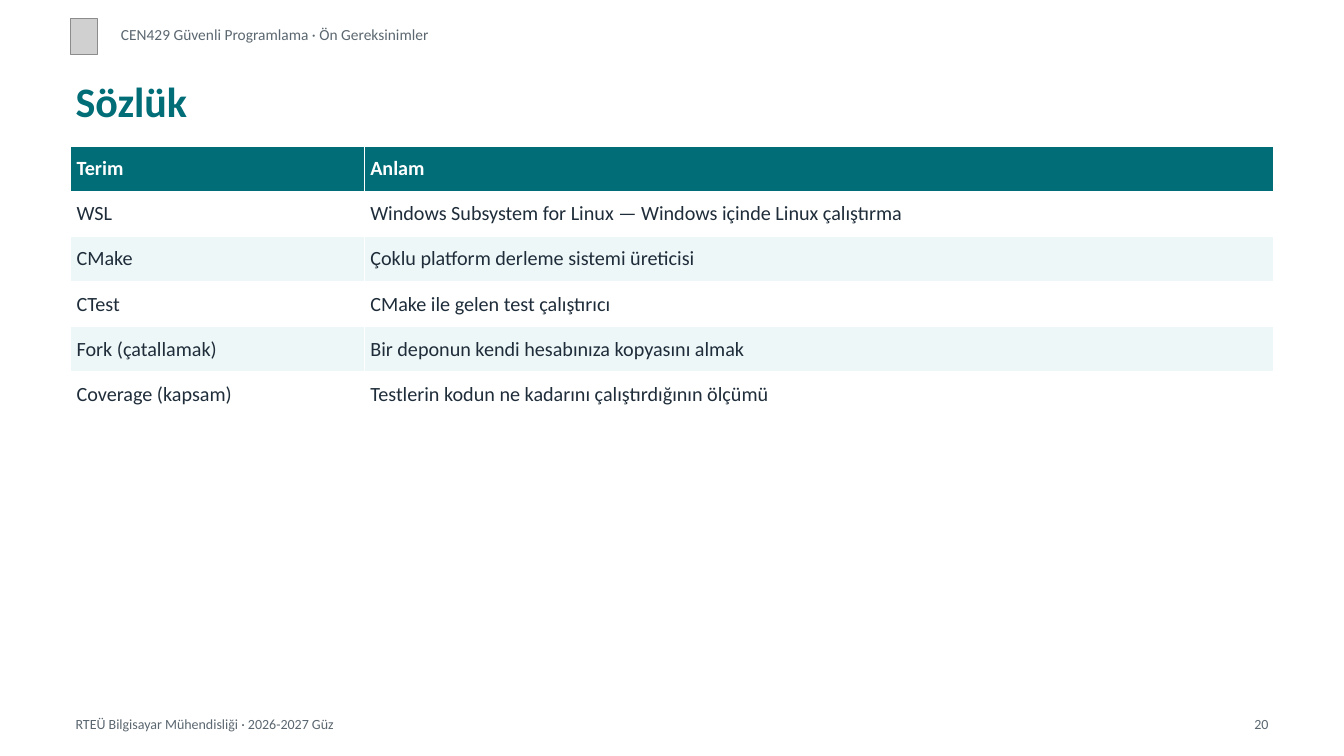
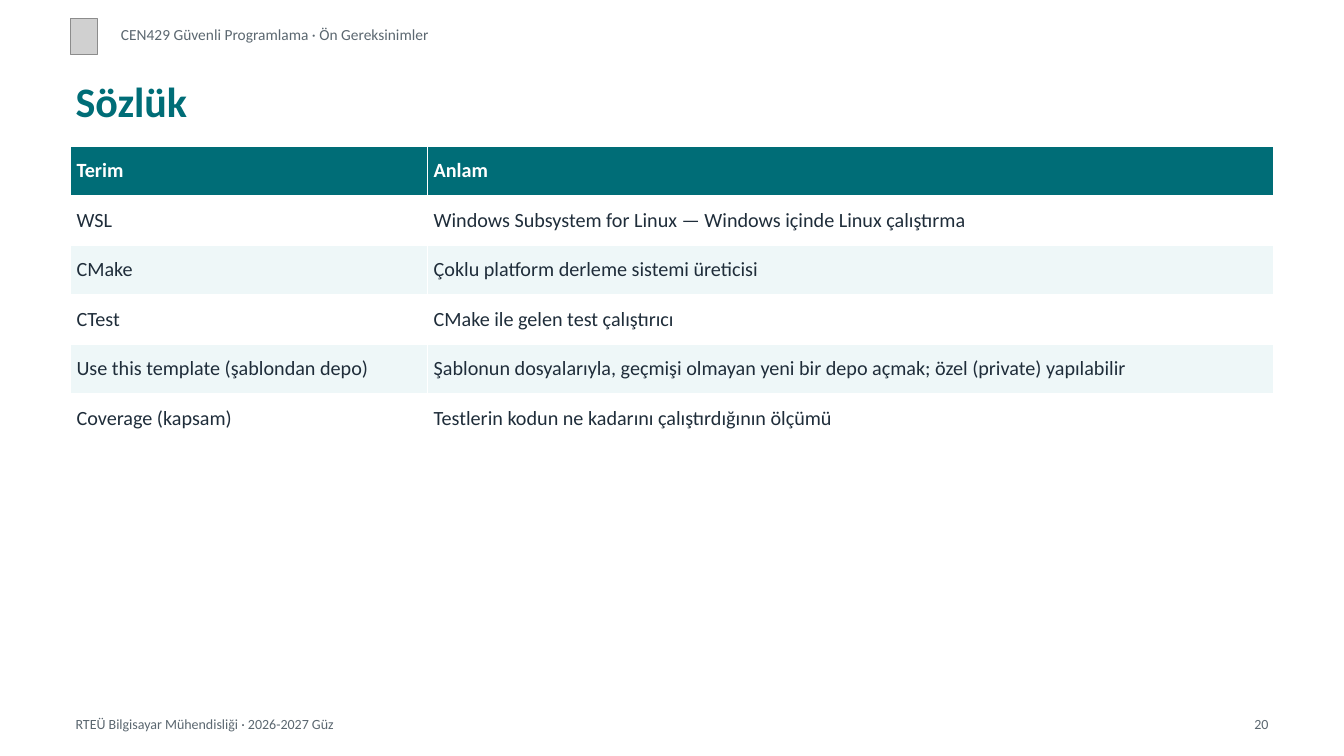
Before and after one commit to ucoruh/cen429-secure-programming, a slide deck: slide 20 of docs/prerequisites/cen429-on-gereksinimler-sunum.tr.pptx. Drawn at 1344x756 pixels with LibreOffice and Linux fonts; fonts in the diff are those of the drawing; grey boxes stand for pictures. Boxes give left, top, right and bottom in pixels: in the first picture for what was removed or moved away, otherwise in the second. Text is boxed around its words. In the diff, an @@ line names an element or a change of style, - is before the commit and + after.

Commit message:
Takım en çok 5 kişi, 10 dakikalık gösterim yerleri, depo şablondan (fork yok), paylaşılan takım listesi; çıktılar yeniden üretildi

```diff
--- a/docs/prerequisites/cen429-on-gereksinimler-sunum.tr.pptx
+++ b/docs/prerequisites/cen429-on-gereksinimler-sunum.tr.pptx
@@ table at bbox=[71, 146, 1273, 444] @@
-row 5, column 1: Fork (çatallamak)
+row 5, column 1: Use this template (şablondan depo)
-row 5, column 2: Bir deponun kendi hesabınıza kopyasını almak
+row 5, column 2: Şablonun dosyalarıyla, geçmişi olmayan yeni bir depo açmak; özel (private) yapılabilir
```
Also in this commit, not shown: 2 other slides changed, 27 other files.
